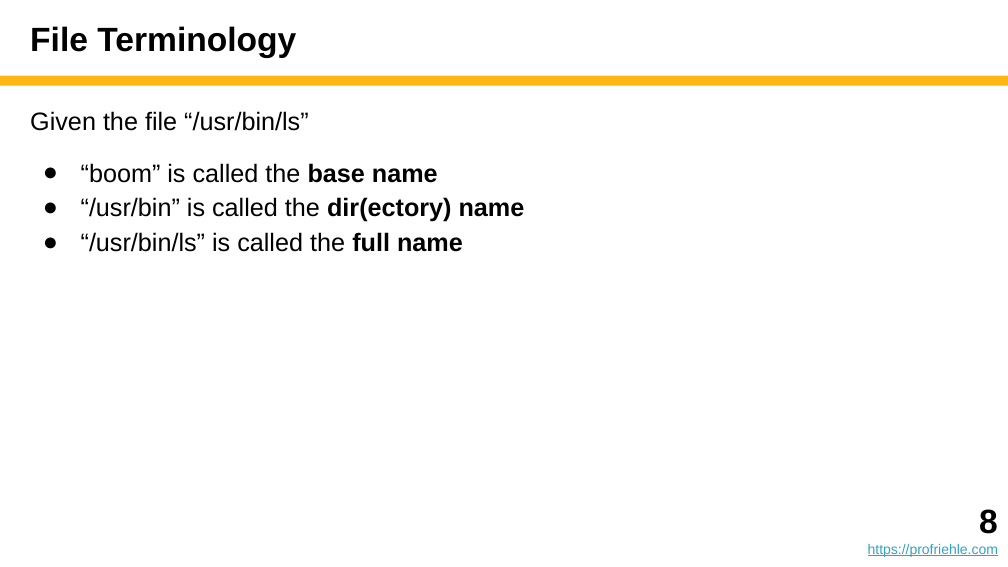
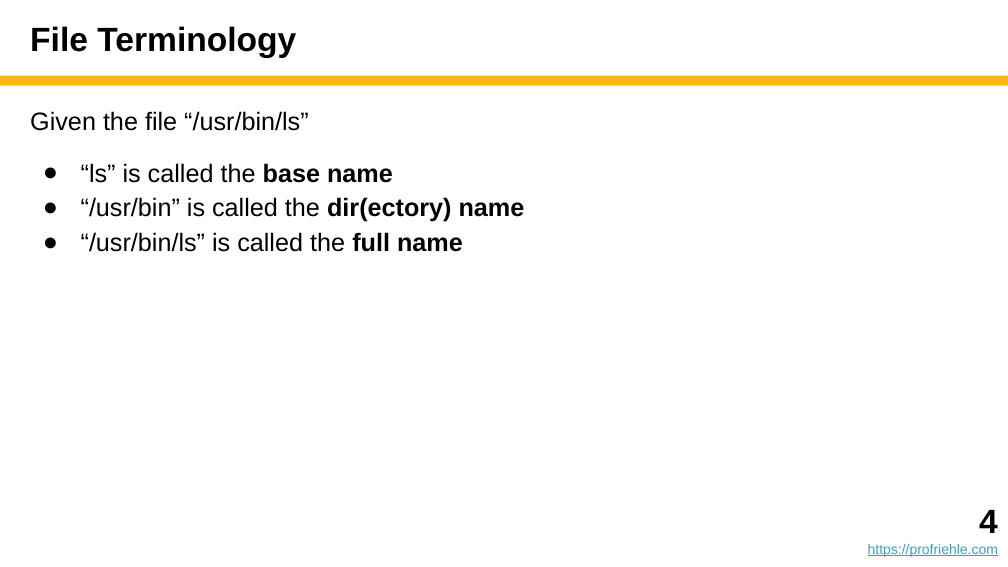
Before and after one commit to dirkriehle/adap-course, a slide deck: slide 4 of Lecture slides/ADAP B04 - Design by Contract.pptx (slide 8 before the commit). Drawn at 1008x567 pixels with LibreOffice and Linux fonts; fonts in the diff are those of the drawing. Boxes give left, top, right and bottom in pixels: in the first picture for what was removed or moved away, otherwise in the second. Text is boxed around its words. In the diff, an @@ line names an element or a change of style, - is before the commit and + after.

```diff
--- a/Lecture slides/ADAP B04 - Design by Contract.pptx
+++ b/Lecture slides/ADAP B04 - Design by Contract.pptx
@@ text at <box>81,163,393,183</box>: text changed @@
-● “boom” is called the base name
+● “ls” is called the base name
@@ text at <box>979,510,998,533</box>: text changed @@
-8
+4
```
Also in this commit, not shown: 4 other slides changed, 1 slide added, 2 slides removed, 3 other files.
